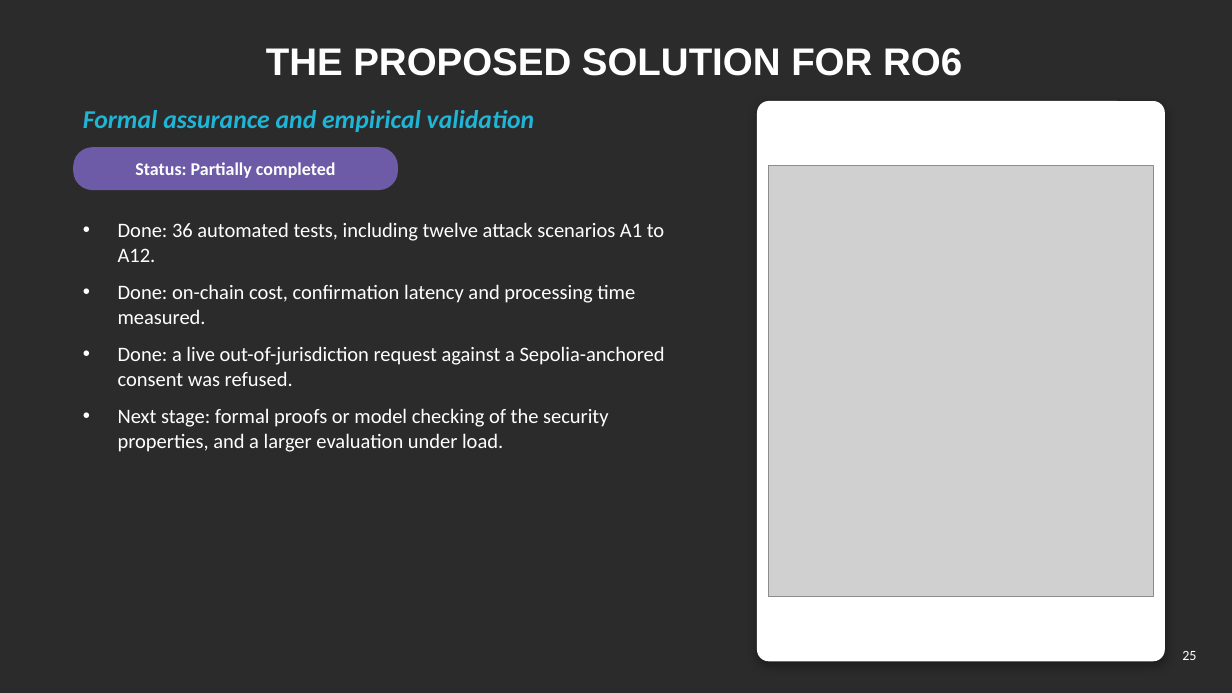
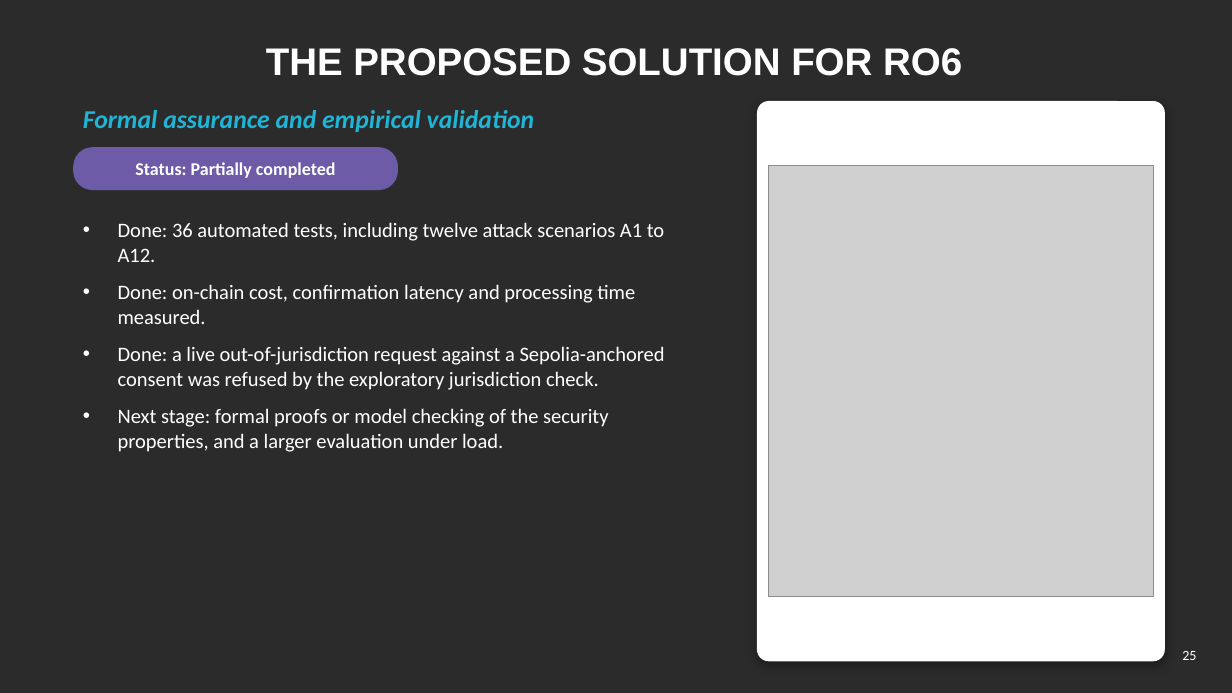
Before and after one commit to yasir12345678900/HealthRWA-Sepolia-Personal-try, a slide deck: slide 25 of docs/Yasir_CA2_Reassessment_Slides.pptx. Drawn at 1232x693 pixels with LibreOffice and Linux fonts; fonts in the diff are those of the drawing; grey boxes stand for pictures; background and template pictures are left out; a plain dark background stands for a picture behind light text. Boxes give left, top, right and bottom in pixels: in the first picture for what was removed or moved away, otherwise in the second. Text is boxed around its words. In the diff, an @@ line names an element or a change of style, - is before the commit and + after.

```diff
--- a/docs/Yasir_CA2_Reassessment_Slides.pptx
+++ b/docs/Yasir_CA2_Reassessment_Slides.pptx
@@ text at (118,346,665,390): text changed @@
-• Done: a live out-of-jurisdiction request against a Sepolia-anchored consent was refused.
+• Done: a live out-of-jurisdiction request against a Sepolia-anchored consent was refused by the exploratory jurisdiction check.
```
Also in this commit, not shown: 12 other slides changed, 16 other files.
